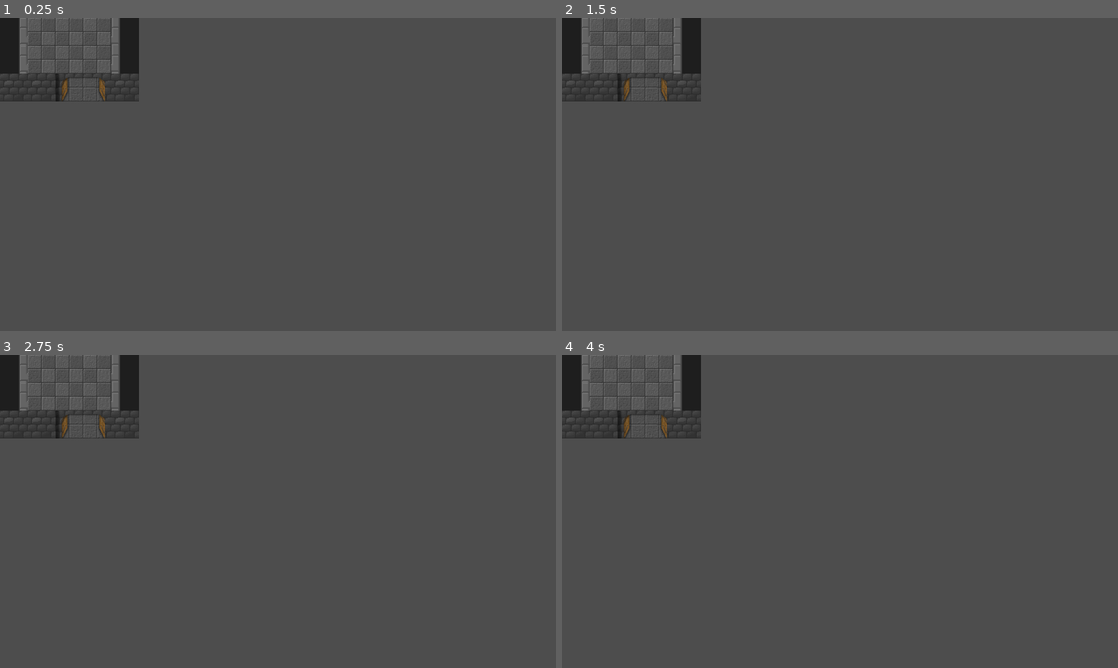
Above: before the commit, frames 1-4 (two rows, left to right).
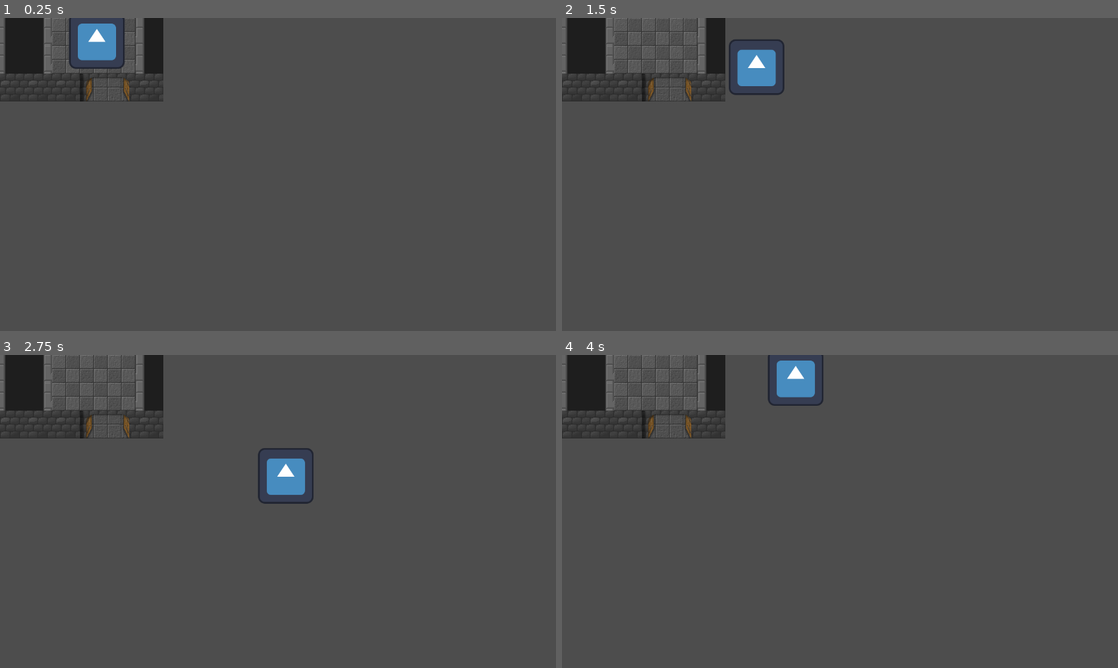
Above: after the commit, the same moments.

Repository: Iz0ne/epic_game_jam_24_GDScript
Game: Godot game, scene res://scenes/world.tscn
The game is run twice, just before and just after one commit, with the same random seed, the same clock (stepped at 60 frames per second) and the same inputs. The engine's default icon, where the game draws it, is replaced by a stand-in: a white triangle on a blue panel in a dark square.
Inputs:
- Up to frame 1 (0.25 s): no input
- Up to frame 2 (1.5 s): tap Enter at 0.5 s; hold Right (ui_right) 0.53-1.28 s; hold Down (ui_down) from 1.28 s (still down)
- Up to frame 3 (2.75 s): release Down (ui_down) at 2.03 s; hold Right (ui_right) from 2.03 s (still down)
- Up to frame 4 (4 s): release Right (ui_right) at 2.78 s; hold Up (ui_up) 2.78-3.53 s; hold Left (ui_left) from 3.53 s (still down)

The runs differ from the first frame. In frame 1, 4.2% of the frame differs, in the area x 0-30%, y 0-27%; in frame 2, 4.1%; in frame 3, 4.1%; in frame 4, 4.0%.

Commit message:
Add preliminary collision system

Diff:
--- /dev/null
+++ b/Enigma/Player.gd
@@ -0,0 +1,20 @@
+extends CharacterBody2D
+
+
+const SPEED = 300.0
+const JUMP_VELOCITY = -400.0
+
+# Get the gravity from the project settings to be synced with RigidBody nodes.
+var gravity = ProjectSettings.get_setting("physics/2d/default_gravity")
+
+func _physics_process(delta):
+
+	# Get the input direction and handle the movement/deceleration.
+	# As good practice, you should replace UI actions with custom gameplay actions.
+	var xDirection = Input.get_axis("ui_left", "ui_right")
+	velocity.x = xDirection * SPEED
+
+	var yDirection = Input.get_axis("ui_up", "ui_down")
+	velocity.y = yDirection * SPEED
+
+	move_and_slide()
--- /dev/null
+++ b/Enigma/Player.tscn
@@ -0,0 +1,17 @@
+[gd_scene load_steps=4 format=3 uid="uid://bd5a60sjpd7i3"]
+
+[ext_resource type="Script" path="res://Player.gd" id="1_u0u8q"]
+[ext_resource type="Texture2D" uid="uid://5bowmvfesa1f" path="res://icon.svg" id="2_ah71d"]
+
+[sub_resource type="RectangleShape2D" id="RectangleShape2D_ic8ta"]
+size = Vector2(120.5, 119)
+
+[node name="Player" type="CharacterBody2D"]
+script = ExtResource("1_u0u8q")
+
+[node name="Sprite2D" type="Sprite2D" parent="."]
+texture = ExtResource("2_ah71d")
+
+[node name="CollisionShape2D" type="CollisionShape2D" parent="."]
+position = Vector2(-0.25, 0.5)
+shape = SubResource("RectangleShape2D_ic8ta")
--- a/Enigma/scenes/world.tscn
+++ b/Enigma/scenes/world.tscn
@@ -1,8 +1,9 @@
-[gd_scene load_steps=7 format=3 uid="uid://bcg52x3nqvrus"]
+[gd_scene load_steps=8 format=3 uid="uid://bcg52x3nqvrus"]
 
 [ext_resource type="Script" path="res://scenes/scripts/world.gd" id="1_035xy"]
 [ext_resource type="Texture2D" uid="uid://d0gikeurqlv8n" path="res://downloads/kenney_abstract-platformer/Tilesheet/tilesheet_complete.png" id="2_ynlwk"]
 [ext_resource type="Texture2D" uid="uid://b0nxuqssua0ij" path="res://downloads/kenney_abstract-platformer/Tilesheet/Tileset.png" id="3_1c8xq"]
+[ext_resource type="PackedScene" uid="uid://bd5a60sjpd7i3" path="res://Player.tscn" id="4_d3c11"]
 
 [sub_resource type="TileSetAtlasSource" id="TileSetAtlasSource_5gsxo"]
 texture = ExtResource("2_ynlwk")
@@ -1789,6 +1790,10 @@
 script = ExtResource("1_035xy")
 
 [node name="TileMap" type="TileMap" parent="."]
+position = Vector2(56, 0)
 tile_set = SubResource("TileSet_lku81")
 format = 2
 layer_0/tile_data = PackedInt32Array(65535, 655362, 3, -1, 655362, 3, -65537, 655362, 3, -131073, 655362, 3, -196609, 6 …(2014 unchanged characters)…
+
+[node name="Player" parent="." instance=ExtResource("4_d3c11")]
+position = Vector2(223, 53)
